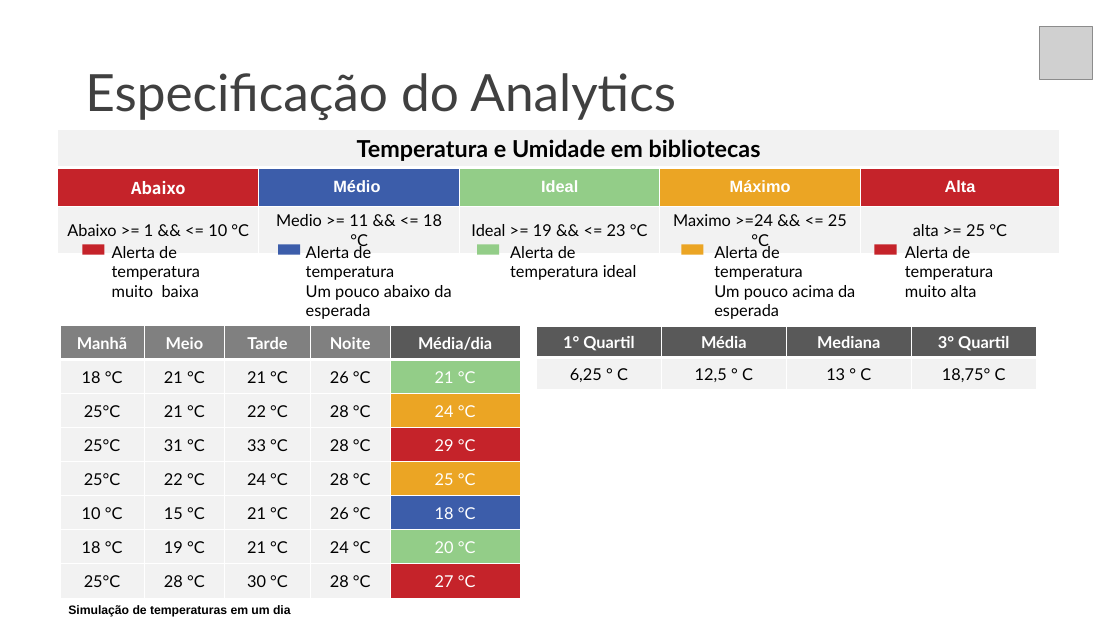
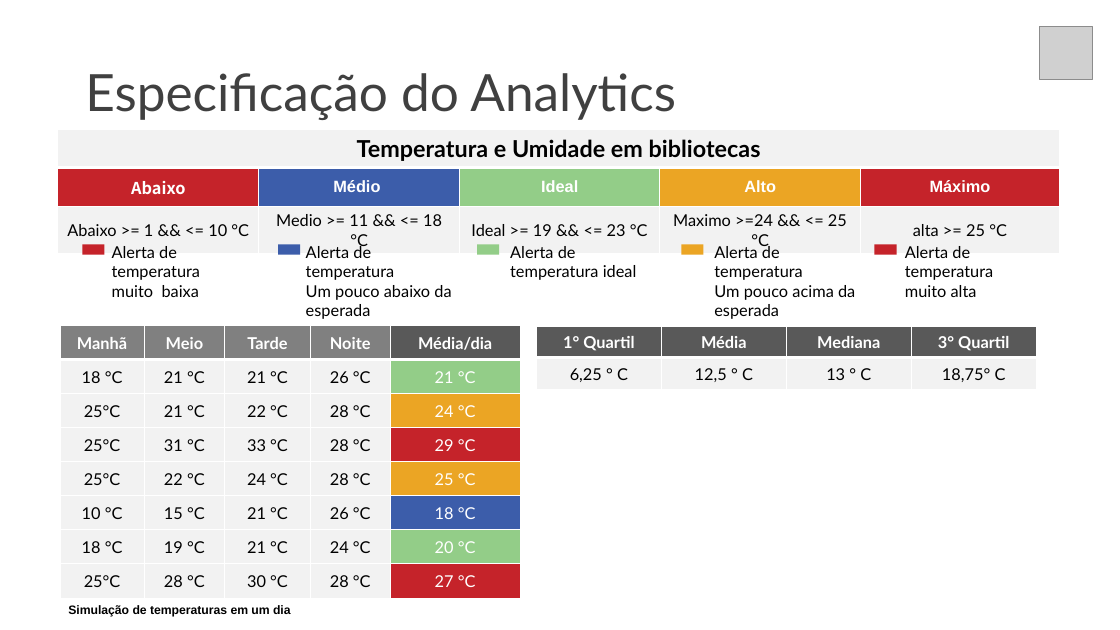
Before and after one commit to gui-ss/projeto-bandtec, a slide deck: slide 15 of Documentação/chameleon.pptx. Drawn at 1120x630 pixels with LibreOffice and Linux fonts; fonts in the diff are those of the drawing; grey boxes stand for pictures. Boxes give left, top, right and bottom in pixels: in the first picture for what was removed or moved away, otherwise in the second. Text is boxed around its words. In the diff, an @@ line names an element or a change of style, - is before the commit and + after.

```diff
--- a/Documentação/chameleon.pptx
+++ b/Documentação/chameleon.pptx
@@ table at (x1=58, y1=129, x2=1061, y2=254) @@
-row 2, column 4: Máximo
+row 2, column 4: Alto
-row 2, column 5: Alta
+row 2, column 5: Máximo
```
Also in this commit, not shown: 3 other files.
